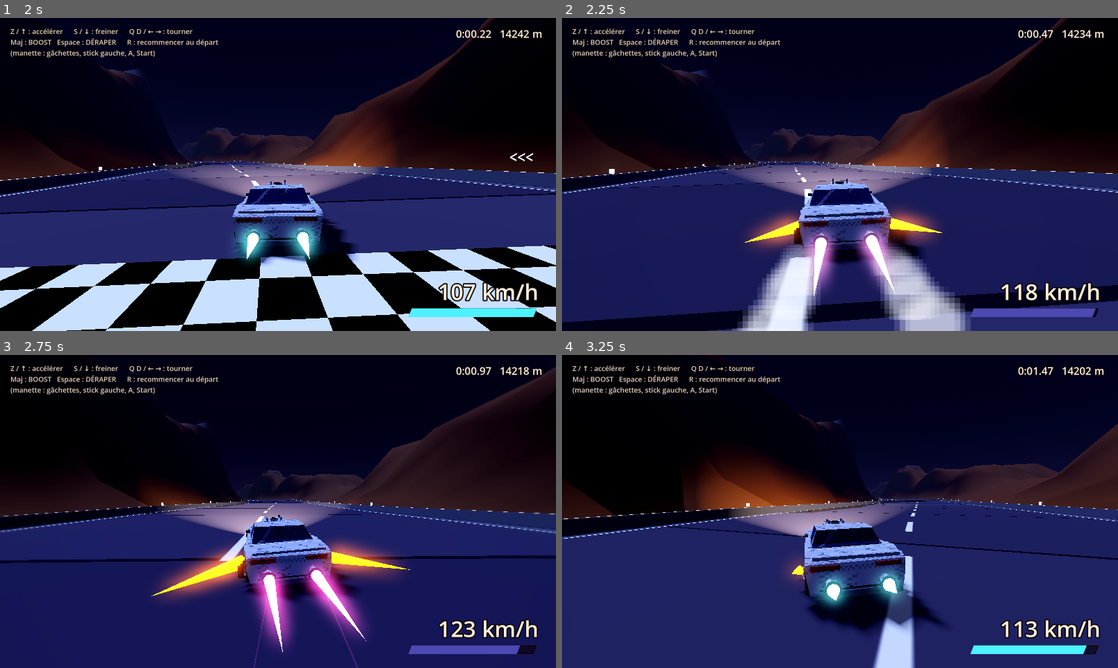
Above: before the commit, frames 1-4 (two rows, left to right).
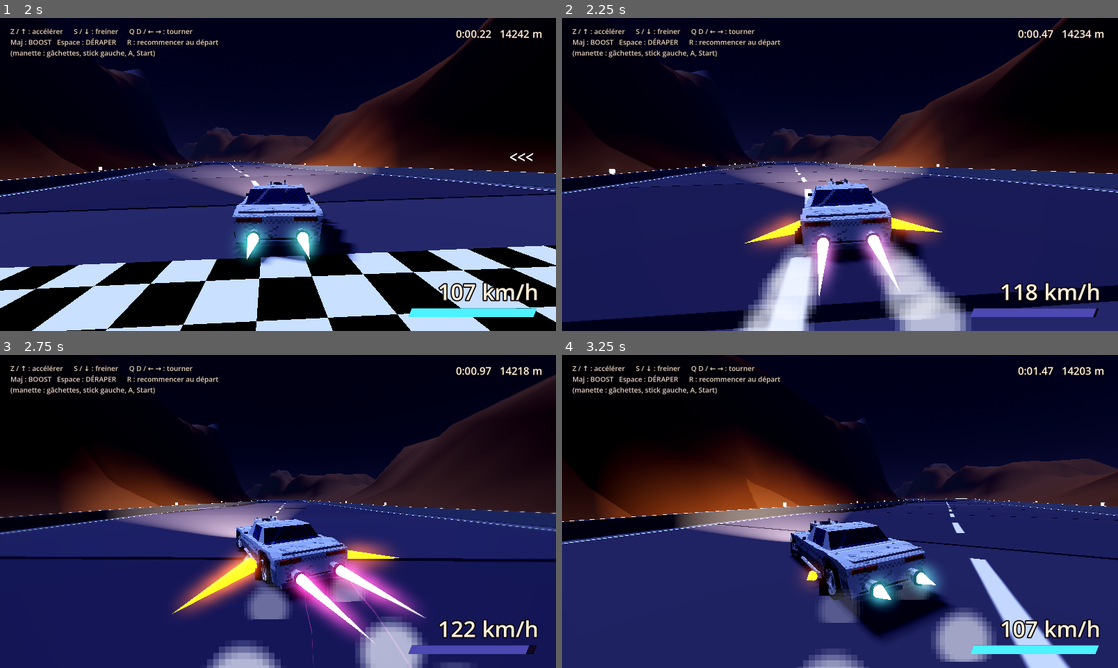
Above: after the commit, the same moments.

Repository: CrachelaVapeur/Jeu-de-Course
Game: Godot game, scene res://scenes/circuit_01.tscn
Same seed, same stepped clock (60 frames per second), same inputs: the game is played once before the commit and once after it.
Inputs:
- Up to frame 1 (2 s): hold Space (deraper) 0.53-1.28 s; hold W (accelerer) from 0.53 s (still down); tap S (freiner) at 0.8, 1.35 s; tap Space (deraper) at 1.55 s
- Up to frame 2 (2.25 s): release W (accelerer) at 2.03 s; hold A (gauche) from 2.03 s (still down); hold Shift (boost) from 2.03 s (still down)
- Up to frame 3 (2.75 s): keep holding A (gauche); keep holding Shift (boost); tap S (freiner) at 2.3 s
- Up to frame 4 (3.25 s): keep holding A (gauche); release Shift (boost) at 2.78 s; tap Space (deraper) at 2.85 s

Frame 1 is identical in both runs. In frame 2, 2.5% of the frame differs, in the area x 0-100%, y 0-100%; in frame 3, 20%; in frame 4, 21%.

Commit message:
Frein a main fiable: appui capte par _input, maintien arme l'amorce, tolerance aux decollages courts
Co-Authored-By: Claude Sonnet 5.5 <noreply@anthropic.com>
Claude-Session: https://claude.ai/code/session_017huJHQwB2bFeykRbBtH6CG

Diff:
--- a/scripts/vehicule.gd
+++ b/scripts/vehicule.gd
@@ -122,6 +122,8 @@
 var _ignorer_boost := false  # vrai après une perte de focus, jusqu'au relâchement de la touche
 var _omega := 0.0  # vitesse de rotation de la trajectoire en dérapage (rad/s) : la courbure
 var _t_derapage := 0.0  # temps écoulé depuis le début du dérapage
+var _appui_en_attente := false  # un appui frein/Espace reçu, pas encore pris en compte par la physique
+var _temps_en_l_air := 0.0
 var _amorce := 0.0  # temps restant pendant lequel l'amorce du dérapage est armée
 var _gaz_precedent := 0.0
 var _sens_braquage := 0.0  # dernier côté braqué franchement (pour la feinte)
@@ -239,6 +241,11 @@
 	return pivots
 
 
+func _input(event: InputEvent) -> void:
+	if event.is_action_pressed("deraper") or event.is_action_pressed("freiner"):
+		_appui_en_attente = true
+
+
 func _notification(what: int) -> void:
 	if what == NOTIFICATION_APPLICATION_FOCUS_OUT or what == NOTIFICATION_WM_WINDOW_FOCUS_OUT:
 		_ignorer_boost = true
@@ -348,10 +355,15 @@
 	# Une amorce = un APPUI bref (frein, Espace) ou un lever de pied, fait à grande vitesse.
 	# Elle reste armée un instant : on a le temps de braquer, et il n'est pas nécessaire de
 	# garder la touche enfoncée (le frein fait d'ailleurs chuter la vitesse).
-	var appui := Input.is_action_just_pressed("freiner") or Input.is_action_just_pressed("deraper")
+	# Frein à main (Espace) : tant qu'il est tenu, l'amorce reste armée (on peut le tenir et
+	# braquer ensuite). Un simple appui est aussi capté par _input, même plus court qu'une image
+	# physique, donc rien ne se perd.
+	var appui := _appui_en_attente or Input.is_action_just_pressed("freiner") or Input.is_action_just_pressed("deraper")
+	_appui_en_attente = false
+	var frein_a_main := Input.is_action_pressed("deraper")
 	var levee := _gaz_precedent > 0.5 and gaz < 0.1
 	_gaz_precedent = gaz
-	if (appui or levee) and vitesse >= vitesse_min_derapage:
+	if (appui or levee or frein_a_main) and vitesse >= vitesse_min_derapage:
 		_amorce = delai_amorce
 	else:
 		_amorce = maxf(_amorce - delta, 0.0)
@@ -362,13 +374,22 @@
 		_sens_braquage = signf(_volant)
 		_temps_depuis_changement = 0.0
 
-	if not is_on_floor() or vitesse < vitesse_min_derapage:
+	# Sur un circuit bosselé, la voiture décolle une fraction de seconde : on ne coupe donc le
+	# dérapage (ou l'amorce) qu'après un vrai saut, ou si on ralentit trop.
+	if is_on_floor():
+		_temps_en_l_air = 0.0
+	else:
+		_temps_en_l_air += delta
+	if vitesse < vitesse_min_derapage:
 		en_derapage = false
 		_amorce = 0.0
 		return
+	if _temps_en_l_air > 0.4:
+		en_derapage = false
+		return
 	if en_derapage:
 		return
-	if _amorce <= 0.0 or absf(_volant) < 0.35:
+	if _amorce <= 0.0 or absf(_volant) < 0.35 or _temps_en_l_air > 0.15:
 		return
 
 	_amorce = 0.0
